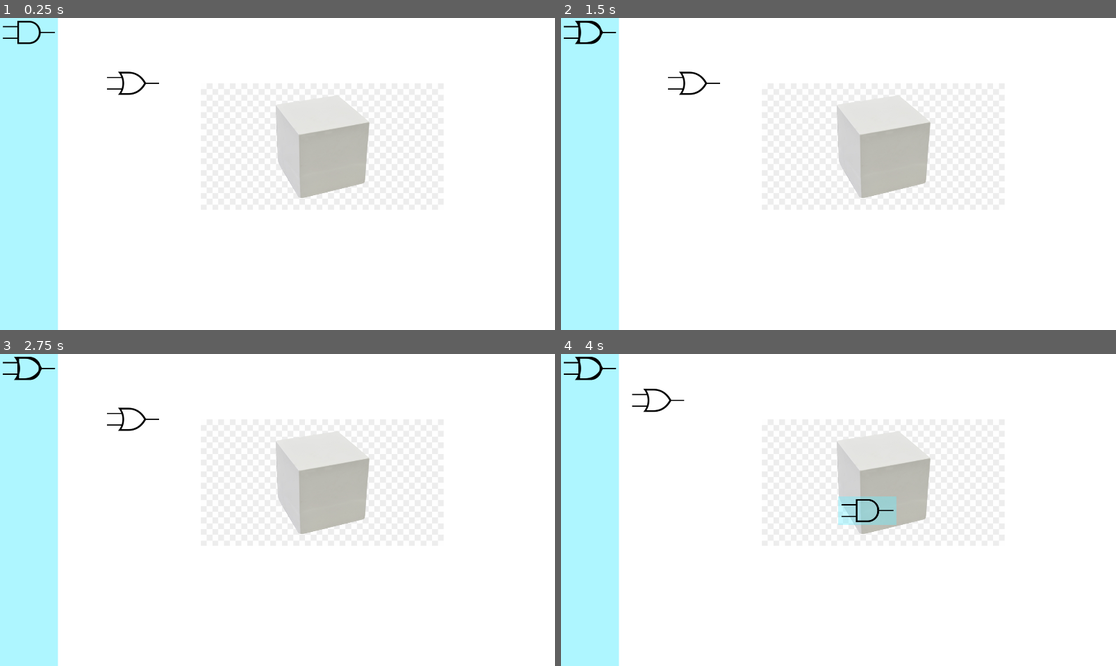
Above: before the commit, frames 1-4 (two rows, left to right).
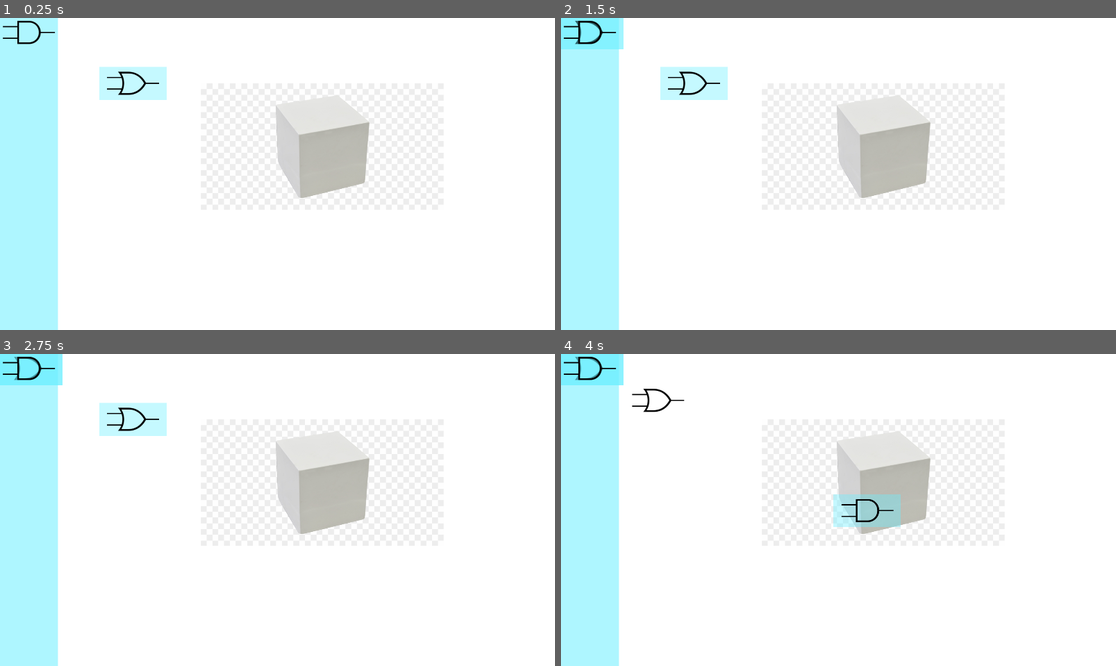
Above: after the commit, the same moments.

Repository: sleep-walkerr/CircuitCanvas
Game: Godot game, scene res://MainScene.tscn
Same seed, same stepped clock (60 frames per second), same inputs: the game is played once before the commit and once after it.
Inputs (mouse positions are in pixels of both pictures, inside the frame that each line leads up to):
- Up to frame 1 (0.25 s): no input
- Up to frame 2 (1.5 s): click (588, 33) at 0.5 s; click (588, 33) at 1.25 s
- Up to frame 3 (2.75 s): click (27, 369) at 2 s
- Up to frame 4 (4 s): tap Enter at 2.75 s; drag from (866, 510) to (694, 419) at 2.77 s; tap Space at 3.5 s; drag from (660, 400) to (866, 510) at 3.52 s

The runs differ from the first frame. In frame 1, 1.2% of the frame differs, in the area x 17-31%, y 15-27%; in frame 2, 2.2%; in frame 3, 2.2%, in the area x 0-31%, y 0-27%; in frame 4, 1.3%.
Error in both runs: Invalid operands 'Nil' and 'Vector2' in operator '-'. (res://GateProto/Gate.gd:26)

Commit message:
Added band-aid type fixes to make useable Will likely redo movement system again to accomodate for switch to control node to properly "filter" input - Added boundary to temp selection menu - Added "canvas" detection, which is used to prevent instancing outside of it

Diff:
--- a/GateProto/Gate.tscn
+++ b/GateProto/Gate.tscn
@@ -20,9 +20,10 @@
 shape = SubResource( 1 )
 
 [node name="Blank" type="Sprite" parent="."]
-visible = false
 self_modulate = Color( 0.419608, 0.933333, 1, 0.392157 )
 show_behind_parent = true
+position = Vector2( -0.500004, 0.499998 )
+scale = Vector2( 1.165, 1.15 )
 texture = ExtResource( 2 )
 
 [connection signal="input_event" from="Area2D" to="." method="_on_Area2D_input_event"]
--- a/MainScene.tscn
+++ b/MainScene.tscn
@@ -1,12 +1,15 @@
-[gd_scene load_steps=6 format=2]
+[gd_scene load_steps=7 format=2]
 
 [ext_resource path="res://GateProto/Gate.tscn" type="PackedScene" id=1]
 [ext_resource path="res://MainScene.gd" type="Script" id=2]
 [ext_resource path="res://testcube.jpg" type="Texture" id=3]
 [ext_resource path="res://GUI/GUI.tscn" type="PackedScene" id=10]
 
+[sub_resource type="RectangleShape2D" id=2]
+extents = Vector2( 100, 540 )
+
 [sub_resource type="RectangleShape2D" id=1]
-extents = Vector2( 859.5, 538.75 )
+extents = Vector2( 860.25, 541.875 )
 
 [node name="Node2D" type="Node2D"]
 script = ExtResource( 2 )
@@ -15,13 +18,19 @@
 margin_right = 6.0
 mouse_filter = 1
 
-[node name="StaticBody2D" type="StaticBody2D" parent="."]
+[node name="canvasCollision" type="StaticBody2D" parent="Control"]
+
+[node name="CollisionShape2D" type="CollisionShape2D" parent="Control/canvasCollision"]
+position = Vector2( 99, 540 )
+shape = SubResource( 2 )
+
+[node name="CanvasDetection (temporary)" type="StaticBody2D" parent="."]
 collision_layer = 2
 collision_mask = 2
 input_pickable = true
 
-[node name="CollisionShape2D" type="CollisionShape2D" parent="StaticBody2D"]
-position = Vector2( 1060, 542 )
+[node name="CollisionShape2D" type="CollisionShape2D" parent="CanvasDetection (temporary)"]
+position = Vector2( 1059.25, 538.875 )
 shape = SubResource( 1 )
 
 [node name="Testcube2" type="Sprite" parent="."]
@@ -61,5 +70,5 @@
 - at level holding gate instanced scenes, keep a reference(s) to the currently selected(s) scene - could be a dictionary (also keep the current highlighted or special outline etc.)
 - show indicatior (glow, outline, whatever) on EVERY selectable object to indicate what will be selected when clicked"
 
-[connection signal="mouse_entered" from="StaticBody2D" to="." method="OverCanvas"]
-[connection signal="mouse_exited" from="StaticBody2D" to="." method="LeftCanvas"]
+[connection signal="mouse_entered" from="CanvasDetection (temporary)" to="." method="OverCanvas"]
+[connection signal="mouse_exited" from="CanvasDetection (temporary)" to="." method="LeftCanvas"]
